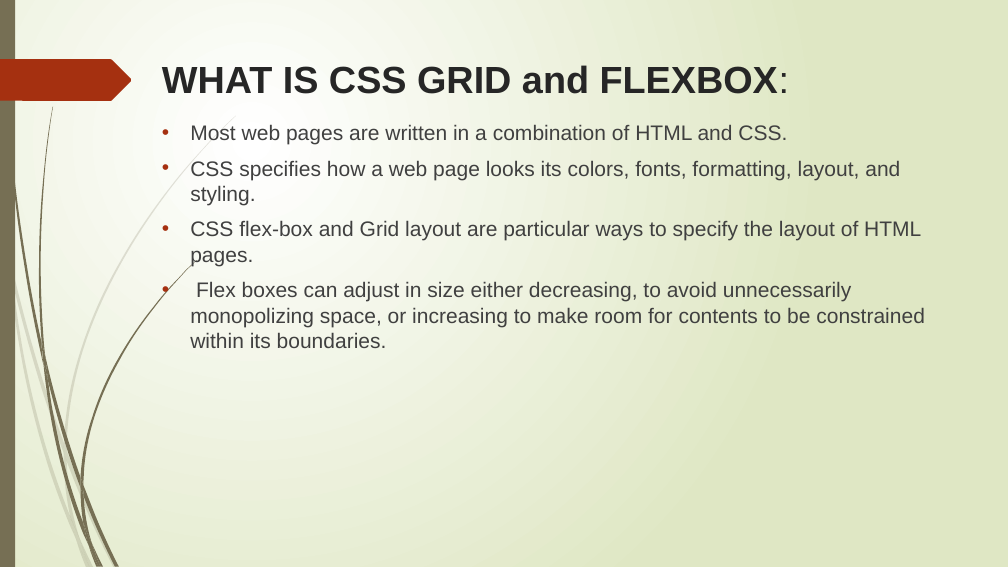
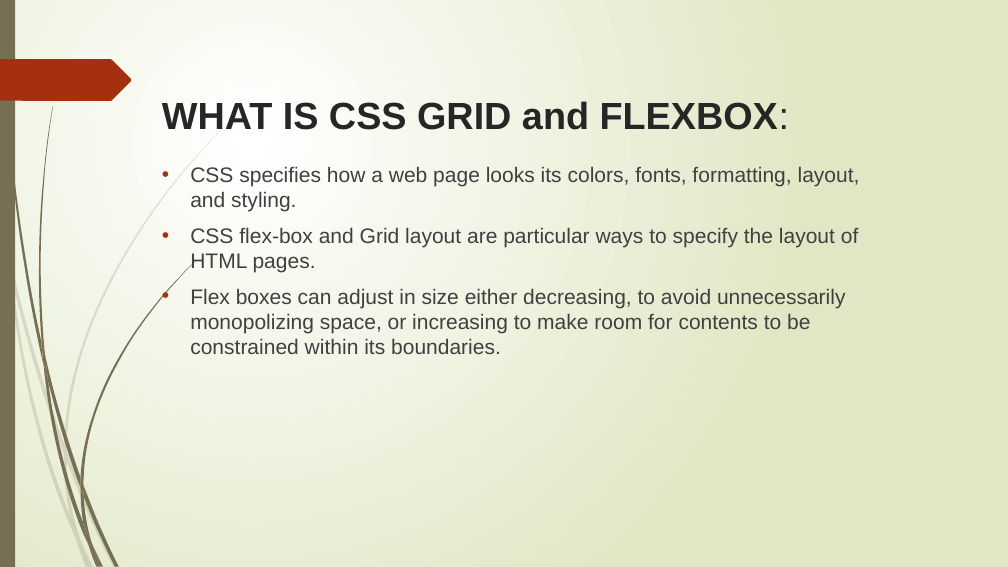
Before and after one commit to Rithima-Reddy/CSS-FLEXBOX, a slide deck: slide 4 of Group No.pptx. Drawn at 1008x567 pixels with LibreOffice and Linux fonts; fonts in the diff are those of the drawing. Boxes give left, top, right and bottom in pixels: in the first picture for what was removed or moved away, otherwise in the second. Text is boxed around its words. In the diff, an @@ line names an element or a change of style, - is before the commit and + after.

```diff
--- a/Group No.pptx
+++ b/Group No.pptx
@@ title "WHAT IS CSS GRID and ...": place and size @@
-title "WHAT IS CSS GRID and ..." at (162, 65, 790, 94)
+title "WHAT IS CSS GRID and ..." at (162, 101, 790, 130)
@@ text at (190, 124, 787, 144): paragraph removed @@
-• Most web pages are written in a combination of HTML and CSS.
@@ text "CSS specifies how a web ...": place and size @@
-text "CSS specifies how a web ..." at (190, 124, 925, 348)
+text "CSS specifies how a web ..." at (190, 166, 860, 354)
```
Also in this commit, not shown: 4 other slides changed, 3 slides added, 1 slide removed.
